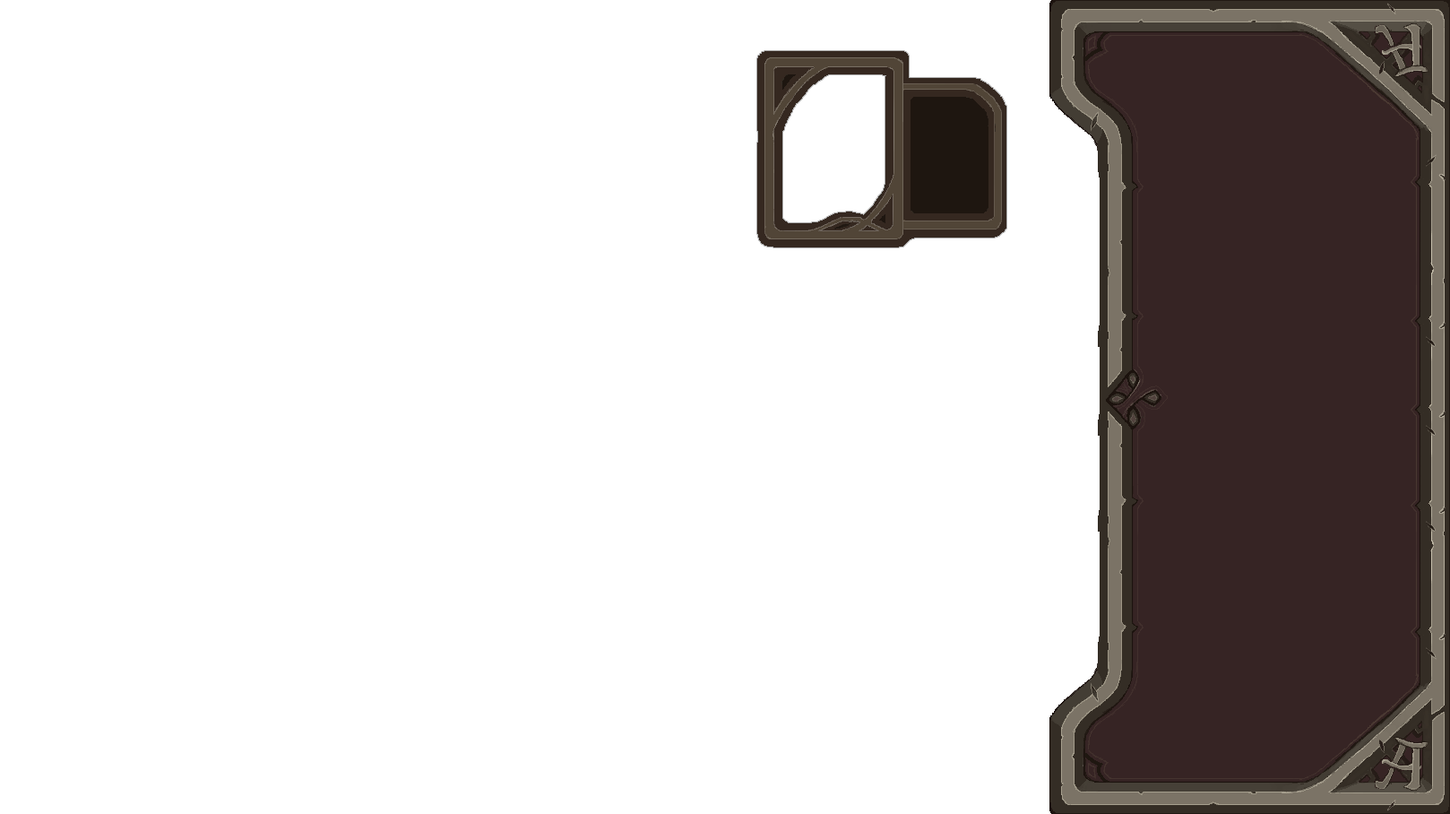
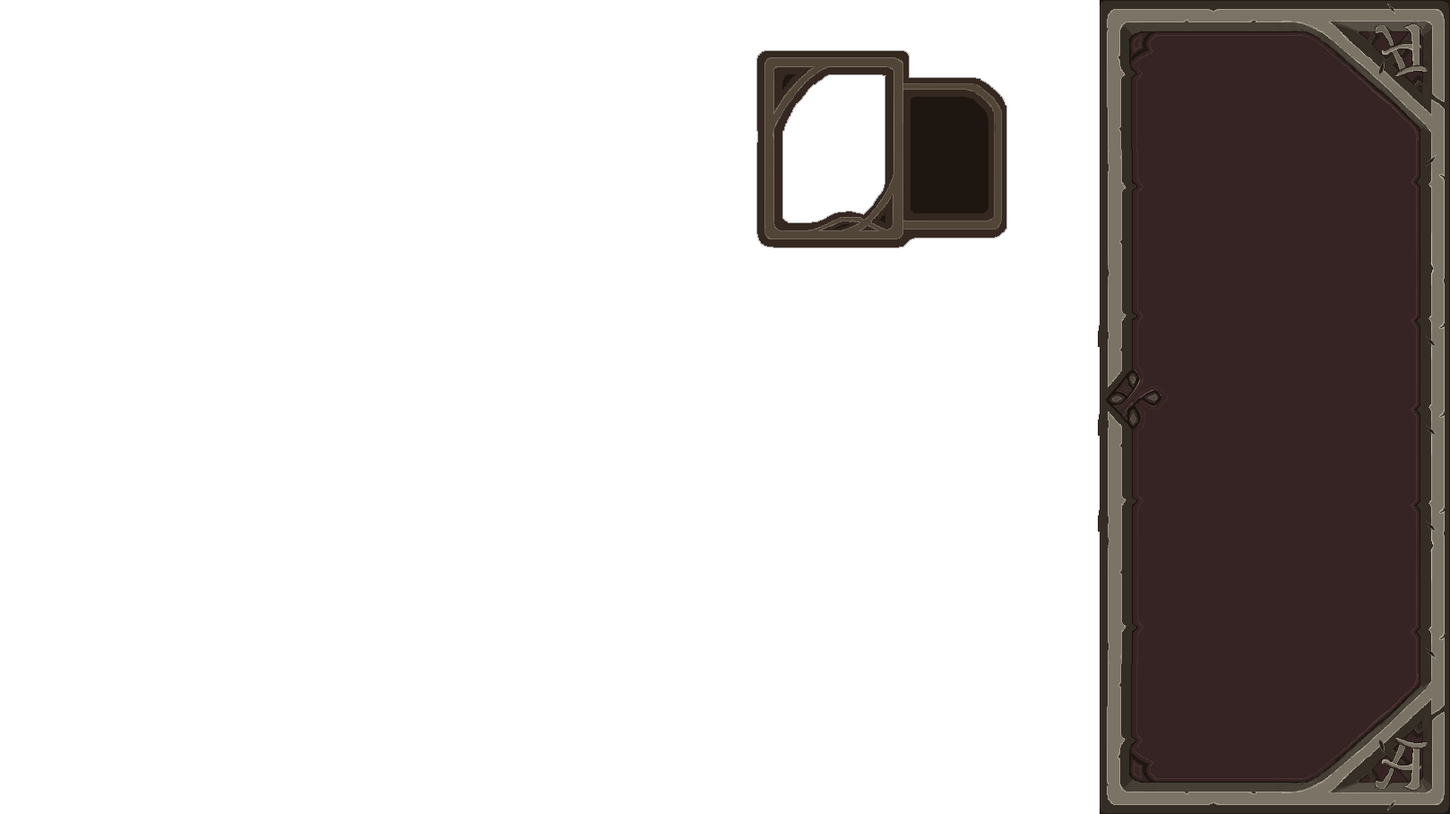
The second 1450x814 image is a revision of the first. Changes to its layers:
renamed "Calque 5" to "Calque 9", painted on it over [1049, 0, 1190, 814]
